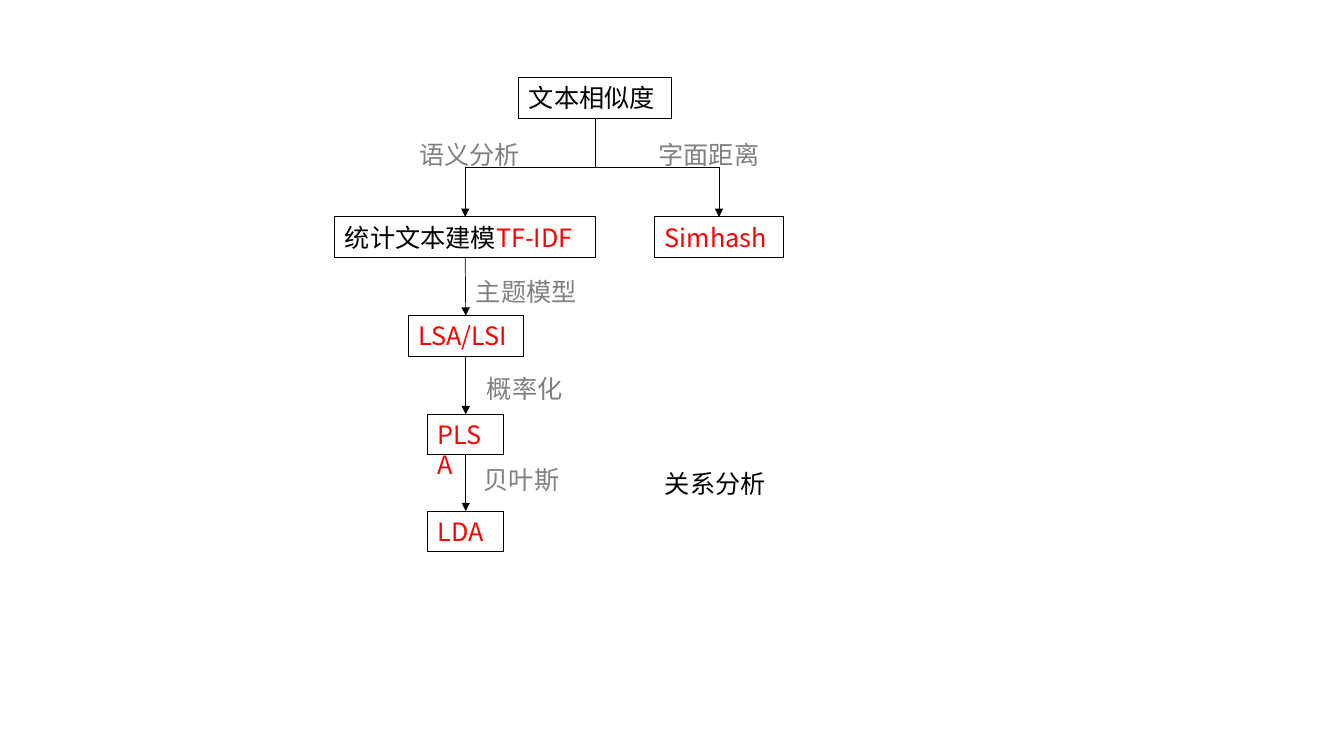
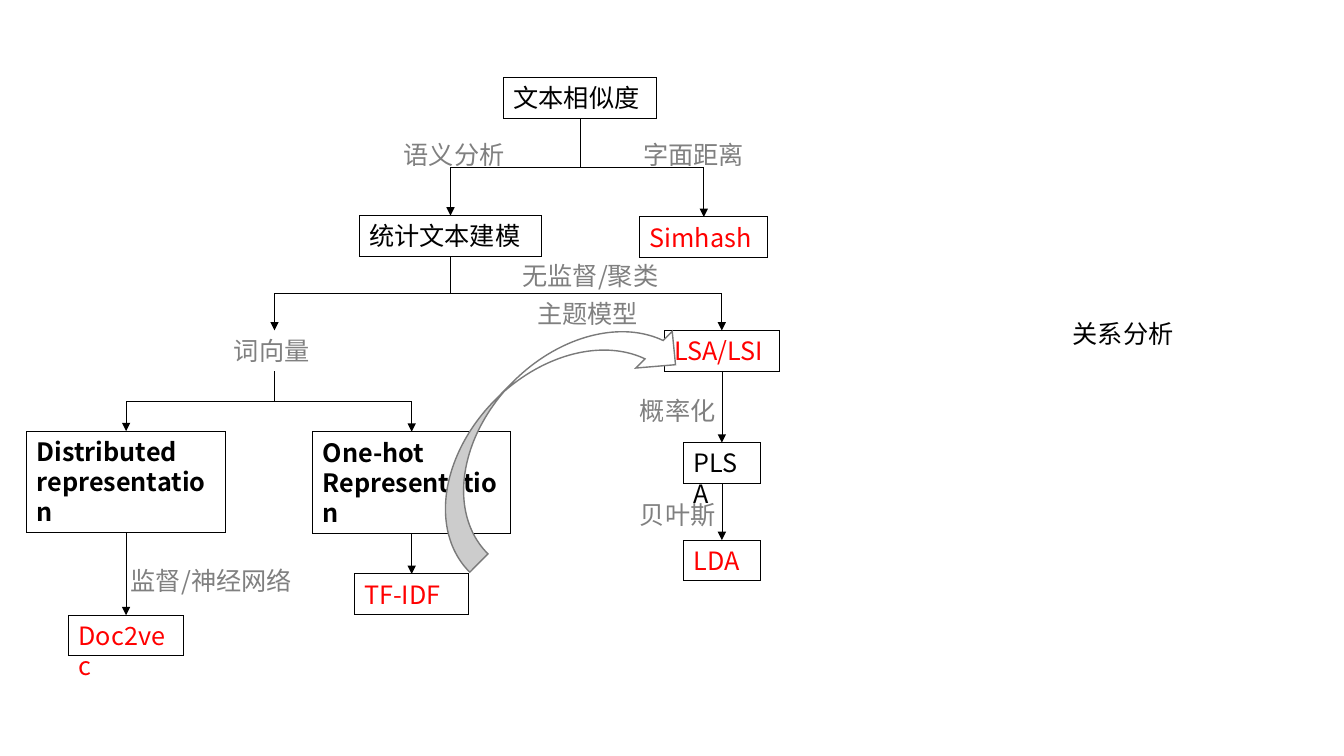
Before and after one commit to yaoleo/GensimTest, a slide deck: slide 1 of 文本相似度算法比较初步/文本相似度算法比较初步.pptx. Drawn at 1344x756 pixels with LibreOffice and Linux fonts; fonts in the diff are those of the drawing. Boxes give left, top, right and bottom in pixels: in the first picture for what was removed or moved away, otherwise in the second. Text is boxed around its words. In the diff, an @@ line names an element or a change of style, - is before the commit and + after.

```diff
--- a/文本相似度算法比较初步/文本相似度算法比较初步.pptx
+++ b/文本相似度算法比较初步/文本相似度算法比较初步.pptx
@@ 2 rectangles, 2 ellipses, 2 elbow arrows: place and size @@
-2 rectangles, 2 ellipses, 2 elbow arrows at [380, 78, 797, 257]
+2 rectangles, 2 ellipses, 2 elbow arrows at [365, 78, 781, 257]
@@ rectangle "统计文本建模": place and size @@
-rectangle "统计文本建模" at [335, 217, 595, 257]
+rectangle "统计文本建模" at [359, 216, 541, 256]
@@ text in rectangle at [369, 223, 520, 247]: text changed @@
-统计文本建模TF-IDF
+统计文本建模
@@ elbow arrow added from (451, 256) to (274, 331), #000000 0.5 pt @@
@@ elbow arrow added from (451, 256) to (722, 331), #000000 0.5 pt @@
@@ arrow removed from (466, 258) to (466, 316) @@
@@ text added at [522, 264, 658, 290], 18 pt, text #808080 @@
+无监督/聚类
@@ curved left arrow added at [397, 274, 694, 573], fill #FFFFFF, outline #7A7A7A 1 pt @@
@@ ellipse "主题模型": place and size @@
-ellipse "主题模型" at [439, 270, 620, 314]
+ellipse "主题模型" at [500, 291, 682, 335]
@@ text "关系分析": place and size @@
-text "关系分析" at [665, 471, 766, 495]
+text "关系分析" at [1073, 321, 1174, 345]
@@ text added at [234, 339, 310, 362], 18 pt, text #808080 @@
+词向量
@@ rectangle "LSA/LSI": place and size @@
-rectangle "LSA/LSI" at [408, 316, 523, 356]
+rectangle "LSA/LSI" at [664, 331, 779, 371]
@@ elbow arrow added from (274, 371) to (126, 432), #000000 0.5 pt @@
@@ elbow arrow added from (274, 371) to (411, 432), #000000 0.5 pt @@
@@ ellipse "概率化": place and size @@
-ellipse "概率化" at [437, 366, 618, 409]
+ellipse "概率化" at [590, 389, 771, 433]
@@ arrow moved from (466, 357) - (466, 414) to (722, 371) - (722, 443) @@
@@ rectangle added at [27, 432, 226, 533], outline #000000 0.75 pt, 18 pt, text #000000, bold @@
+Distributed representation
@@ rectangle added at [313, 432, 510, 533], outline #000000 0.75 pt, 18 pt, text #000000, bold @@
+One-hot Representation
@@ rectangle "PLSA" at [684, 443, 760, 483]: text colour #FF0000 to #000000 @@
@@ ellipse "贝叶斯": place and size @@
-ellipse "贝叶斯" at [434, 458, 615, 501]
+ellipse "贝叶斯" at [590, 493, 771, 536]
@@ 2 rectangles, 1 arrow: place and size @@
-2 rectangles, 1 arrow at [427, 414, 504, 552]
+2 rectangles, 1 arrow at [684, 443, 760, 581]
@@ arrow added from (126, 533) to (126, 615), #000000 0.5 pt @@
@@ arrow added from (411, 533) to (411, 574), #000000 0.5 pt @@
@@ ellipse added at [81, 560, 343, 603], 18 pt, text #808080 @@
+监督/神经网络
@@ rectangle added at [354, 574, 469, 614], outline #000000 0.75 pt, 18 pt, text #FF0000 @@
+TF-IDF
@@ rectangle added at [69, 615, 184, 655], outline #000000 0.75 pt, 18 pt, text #FF0000 @@
+Doc2vec
```
Also in this commit, not shown: 4 other files.
